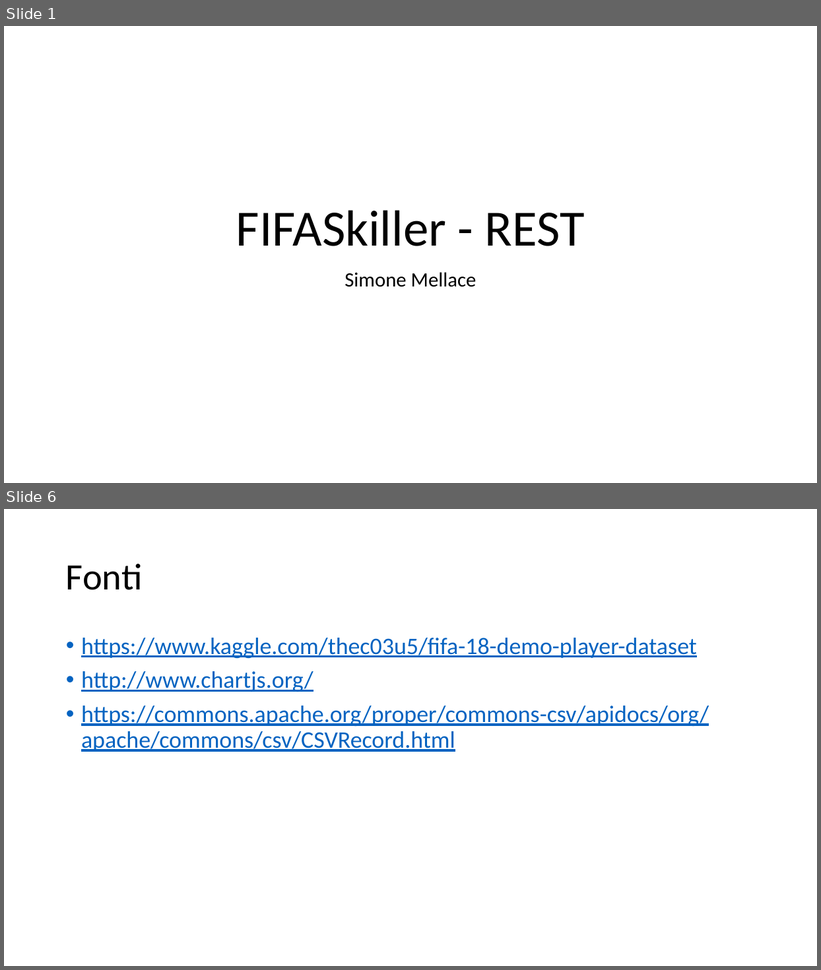
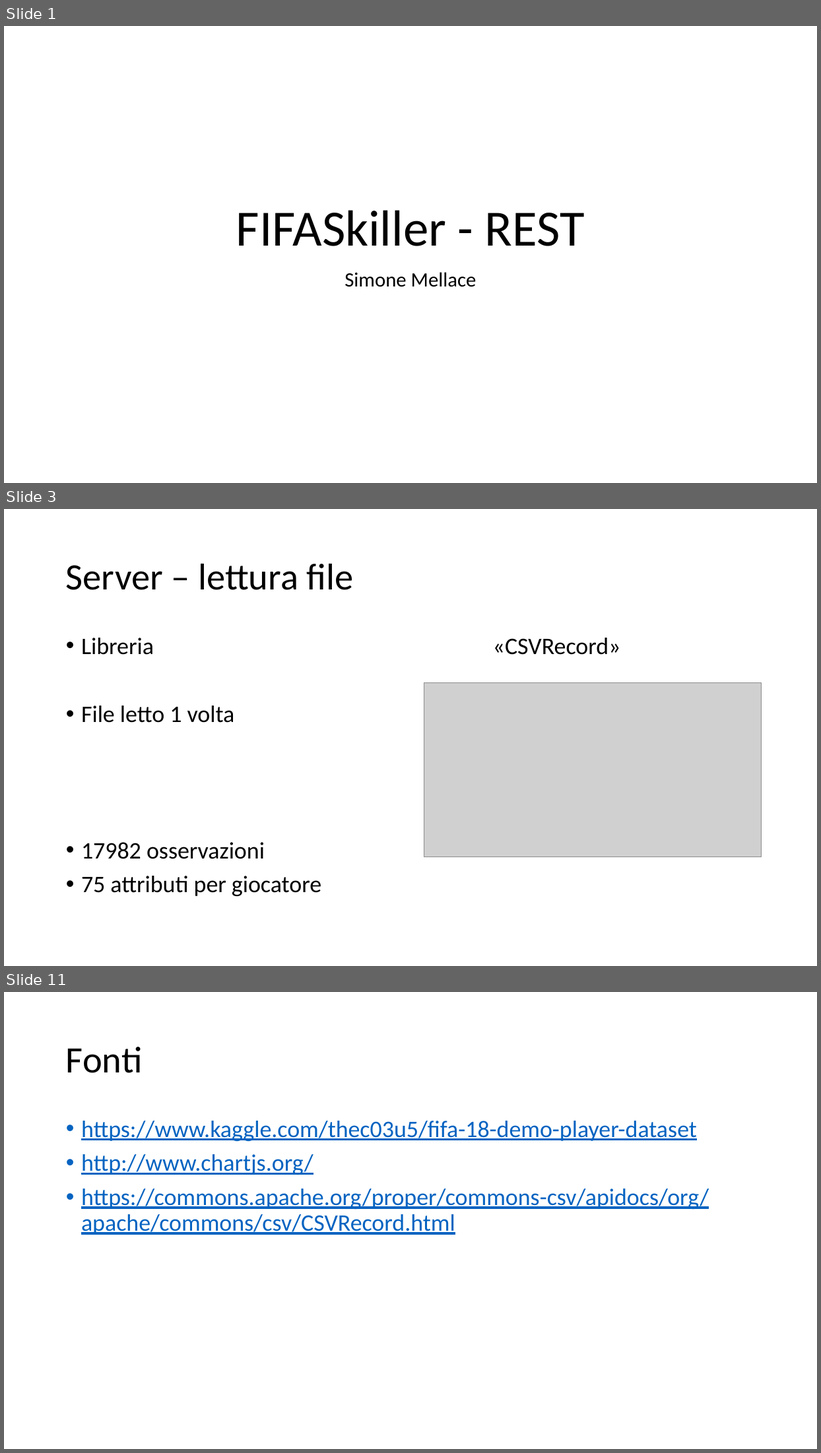
Before and after one commit to mellacsi/FIFA18Skiller, a slide deck: Applicazioni_Service_Oriented.pptx. Shown one above the other, each under a label of ours: slides 1 and 6 before the commit, slides 1, 3 and 11 after it; the slides between them are not shown. The pictures are 821x970 and 821x1453 pixels, drawn with LibreOffice and Linux fonts; fonts in the diff are those of the drawing; grey boxes stand for pictures. Boxes give left, top, right and bottom in pixels: in the first picture for what was removed or moved away, otherwise in the second. Text is boxed around its words. In the diff, an @@ line names an element or a change of style, - is before the commit and + after.

```diff
--- a/Applicazioni_Service_Oriented.pptx
+++ b/Applicazioni_Service_Oriented.pptx
@@ slide 3 added at [4,509,817,966], background #FFFFFF @@
@@ title added at [66,563,354,590], 44 pt, text #000000 @@
+Server – lettura file
@@ text added at [81,638,321,896], 28 pt, text #000000 @@
+• Libreria «CSVRecord»
+• File letto 1 volta
+• 17982 osservazioni
+• 75 attributi per giocatore
@@ picture added at [424,683,761,857] @@
@@ what was slide 6 is now slide 11 @@
```
Also in this commit, not shown: 4 slides changed, 4 other slides added, 1 other file.
